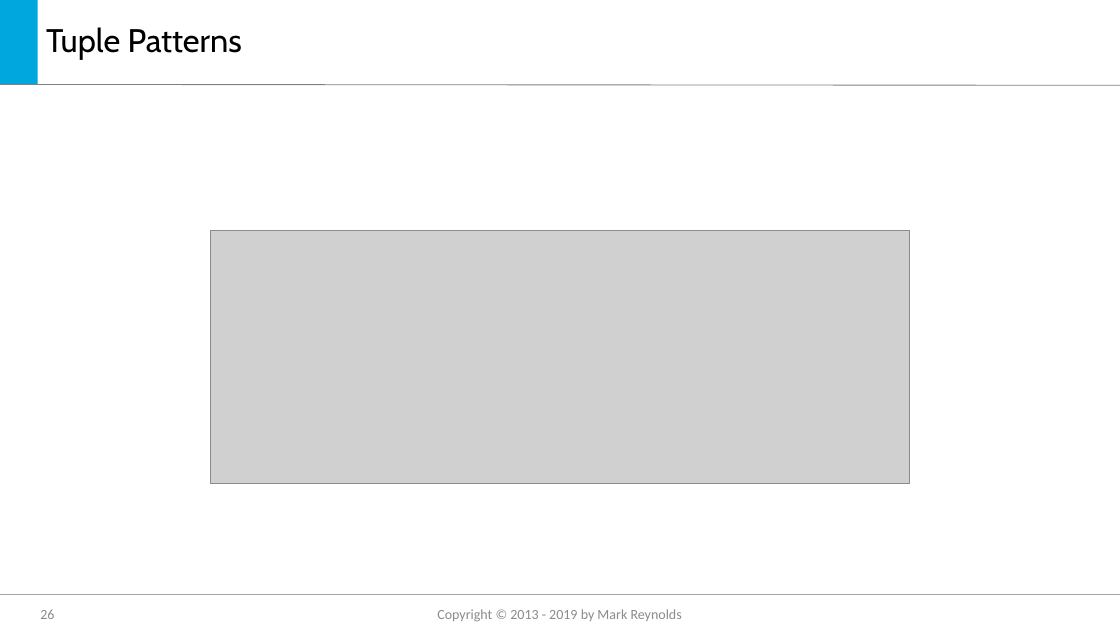
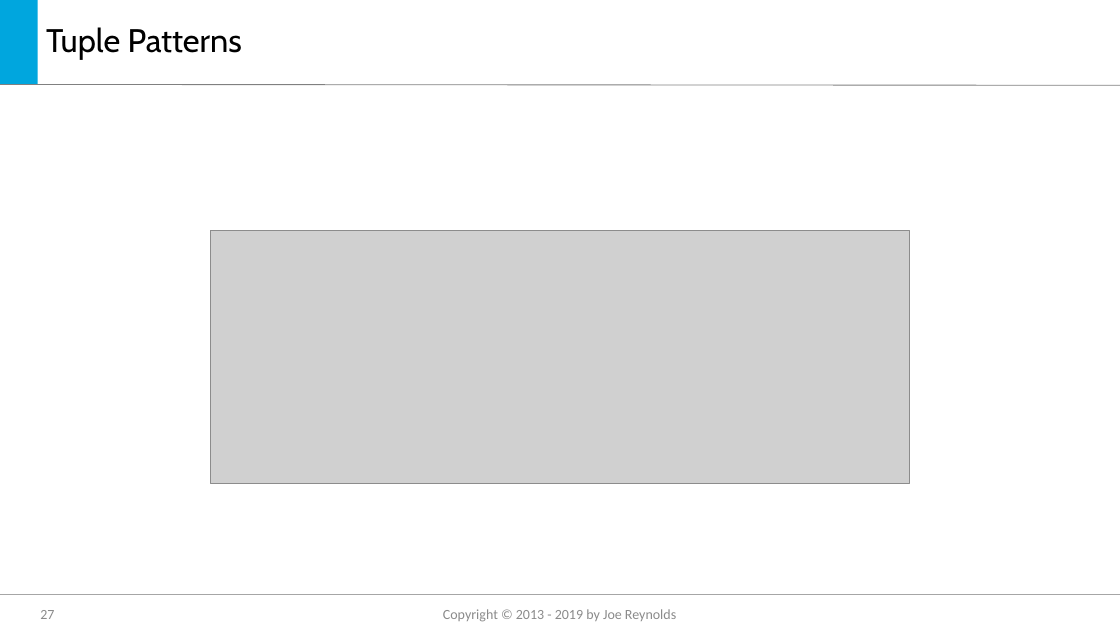
Before and after one commit to jmreynolds/CSharp8, a slide deck: slide 27 of Whats new in C#8.pptx (slide 26 before the commit). Drawn at 1120x630 pixels with LibreOffice and Linux fonts; fonts in the diff are those of the drawing; grey boxes stand for pictures; background and template pictures are left out. Boxes give left, top, right and bottom in pixels: in the first picture for what was removed or moved away, otherwise in the second. Text is boxed around its words. In the diff, an @@ line names an element or a change of style, - is before the commit and + after.

```diff
--- a/Whats new in C#8.pptx
+++ b/Whats new in C#8.pptx
@@ page number at (x1=40, y1=610, x2=54, y2=619): text changed @@
-26
+27
@@ text at (x1=443, y1=609, x2=676, y2=622): text changed @@
-Copyright © 2013 - 2019 by Mark Reynolds
+Copyright © 2013 - 2019 by Joe Reynolds
```
Also in this commit, not shown: 28 other slides changed, 1 slide added.
